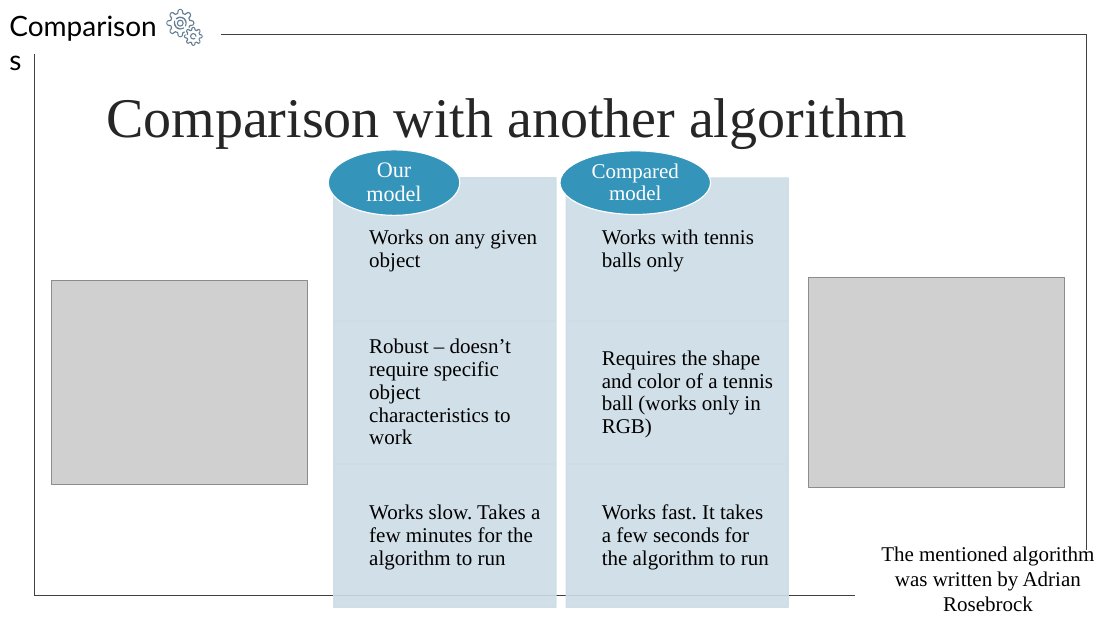
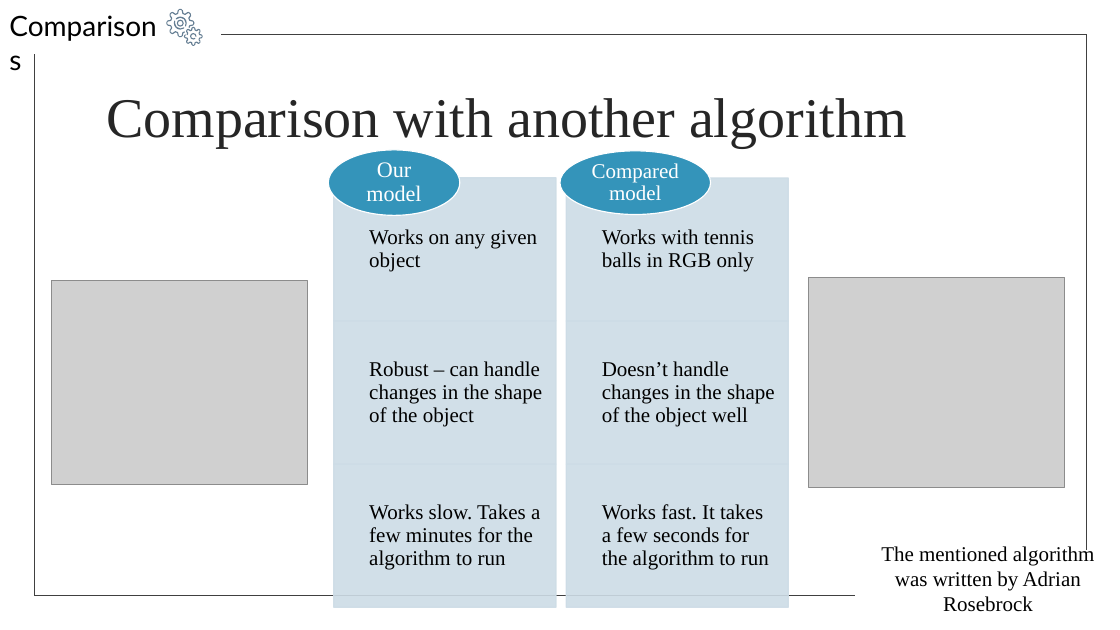
Before and after one commit to liordvir/AOTV, a slide deck: slide 12 of updated_presentation.pptx. Drawn at 1120x630 pixels with LibreOffice and Linux fonts; fonts in the diff are those of the drawing; grey boxes stand for pictures. Boxes give left, top, right and bottom in pixels: in the first picture for what was removed or moved away, otherwise in the second. Text is boxed around its words. In the diff, an @@ line names an element or a change of style, - is before the commit and + after.

Commit message:
final changes to the presentation

```diff
--- a/updated_presentation.pptx
+++ b/updated_presentation.pptx
@@ text at (x1=602, y1=229, x2=754, y2=272): text changed @@
-Works with tennis balls only
+Works with tennis balls in RGB only
@@ text at (x1=369, y1=361, x2=542, y2=426): text changed @@
-Robust – doesn’t require specific object characteristics to work
+Robust – can handle changes in the shape of the object
@@ text at (x1=602, y1=361, x2=775, y2=426): text changed @@
-Requires the shape and color of a tennis ball (works only in RGB)
+Doesn’t handle changes in the shape of the object well
```
Also in this commit, not shown: 1 other slide changed.
